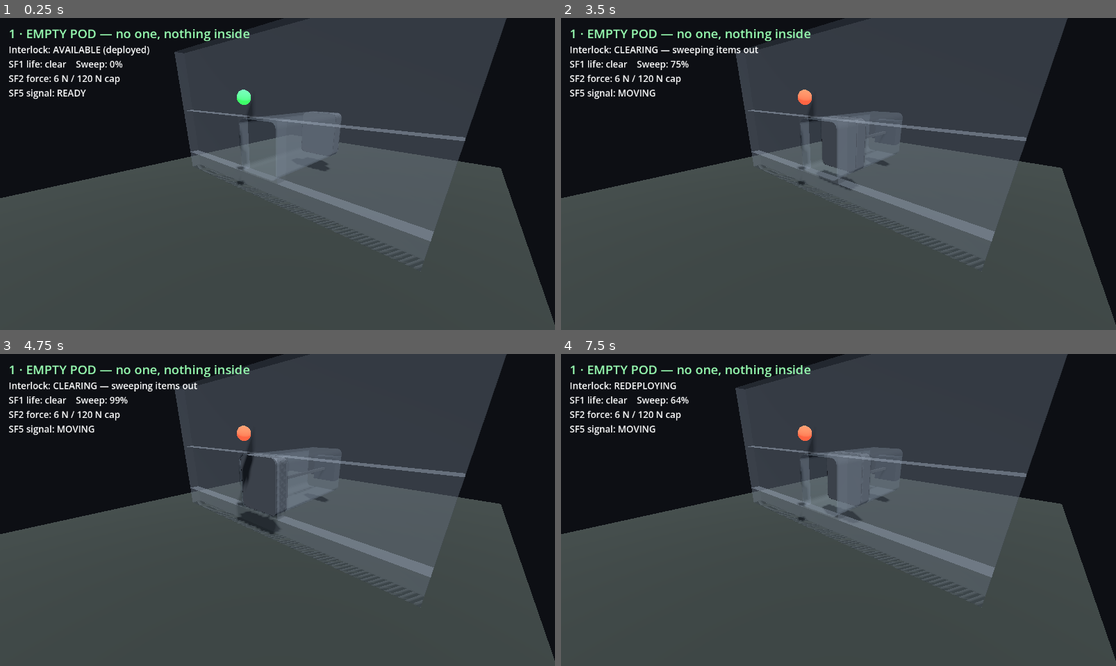
Above: before the commit, frames 1-4 (two rows, left to right).
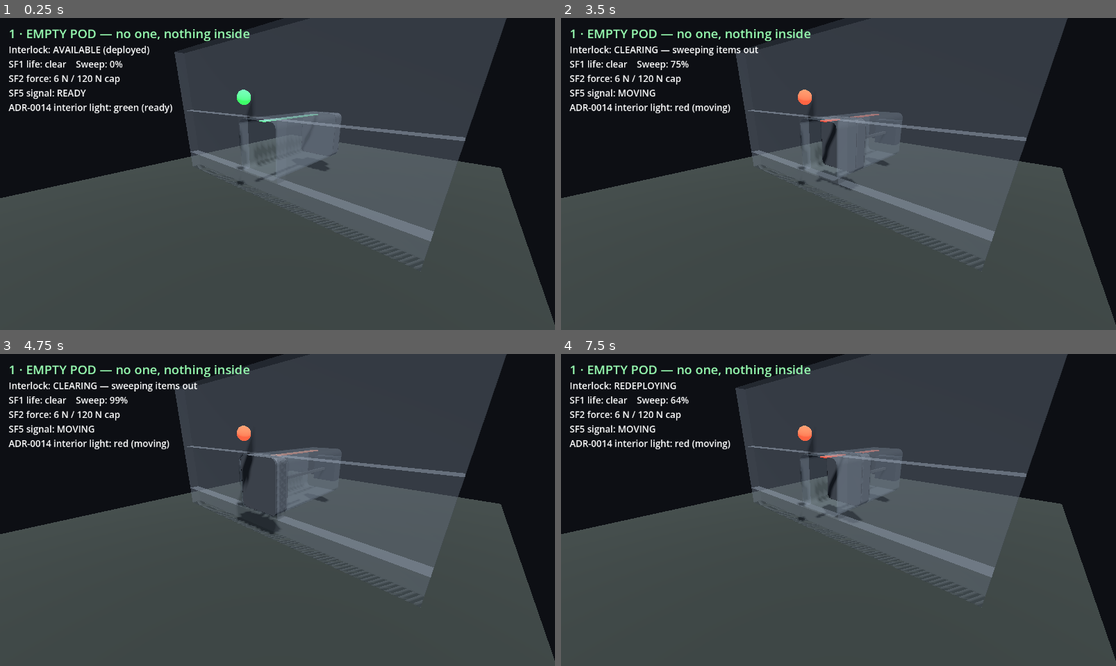
Above: after the commit, the same moments.

Repository: StrayEddy/HiveCell
Game: Godot game, scene res://physics_demo.tscn
Same seed, same stepped clock (60 frames per second), same inputs: the game is played once before the commit and once after it.
Inputs:
- Up to frame 1 (0.25 s): no input
- Up to frame 2 (3.5 s): tap Enter at 0.5, 2 s; tap Space at 1.25 s
- Up to frame 3 (4.75 s): no input
- Up to frame 4 (7.5 s): tap Space at 5, 6.5 s; tap Enter at 5.75 s

The runs differ from the first frame. In frame 1, 0.5% of the frame differs, in the area x 1-58%, y 27-53%; in frame 2, 0.5%; in frame 3, 0.4%; in frame 4, 0.5%.

Commit message:
ADR-0014: interior lighting (warm, occupancy-staged, top status) across CAD/twin/render
Interior light has three conflicting jobs — orient on entry, show status, and not
prevent sleep — for vulnerable, non-self-rescuing users in a sealed steel cavity.
ADR-0014 resolves it with one warm, blue-depleted (<=2200K) flush luminaire in the
barrel CROWN: occupancy-staged off SF1 (brief ~20-50 lx entry -> ~1-5 lx night-glow),
top-mounted so a body/bedding can't cover it and the top wiper cleans it each sweep.
It IS the interior status indicator, but the saturated colours (green available / red
in-movement) show only while the pod is EMPTY; the instant it is occupied it holds warm
amber, so status never dazzles a sleeper. An always-lit warm egress line marks the
mouth. Night-glow + egress marker are reframed as occupant protection, not comfort
(SAFETY.md), same non-self-rescue logic as SF1/SF2.

- docs/DECISIONS.md: ADR-0014; docs/SAFETY.md: egress/night-glow occupant-protection note.
- CAD (build_model.py): flush crown Luminaire part + params (140x1900x4 mm, seated in the
  wall with zero keep-out intrusion); export_{godot,blender}.py carry luminaire dims in
  the manifests (engines build the strip procedurally, like ChainColumn).
- Twin (physics_demo.gd): interior luminaire strip driven by the interlock state
  (green ready / warm amber occupied / red moving) + HUD line. Self-tests pass.
- Cinematic (scenario_cinematic.py): procedural crown glow + area wash per beat; external
  key/sun/HDRI dimmed so the cell's own light characterises the interior.

Co-Authored-By: Claude Opus 4.8 <noreply@anthropic.com>

Diff:
--- a/godot/models/hivecell.json
+++ b/godot/models/hivecell.json
@@ -10,6 +10,10 @@
   "cavity_width_m": 1.0,
   "corner_radius_m": 0.125,
   "wall_thickness_m": 0.006,
+  "luminaire_length_m": 1.9,
+  "luminaire_width_m": 0.14,
+  "luminaire_end_margin_m": 0.15,
+  "luminaire_crown_m": 0.55,
   "sill_height_m": 0.5,
   "retract_seconds_real": 600,
   "moving_parts": [
--- a/godot/physics_demo.gd
+++ b/godot/physics_demo.gd
@@ -43,6 +43,13 @@
 var column: MeshInstance3D
 var column_mesh: BoxMesh
 
+## Interior luminaire (ADR-0014): a flush crown strip carrying the warm night-glow +
+## state colour. From manifest; the twin builds it procedurally (like ChainColumn).
+var lum_length := 1.9      ## strip length along X
+var lum_width := 0.14      ## strip width along Z
+var lum_margin := 0.15     ## setback from the cavity ends (X)
+var lum_crown := 0.55      ## bore crown (Y up)
+
 var piston: AnimatableBody3D
 var spawned: Array[Node] = []
 var person: Node3D = null
@@ -50,6 +57,8 @@
 var status_label: Label
 var beacon: MeshInstance3D            ## SF5 signalling light
 var beacon_mat: StandardMaterial3D
+var luminaire: MeshInstance3D         ## ADR-0014 interior light + status strip (crown)
+var luminaire_mat: StandardMaterial3D
 
 var scenarios := [
 	{"title": "1 · EMPTY POD — no one, nothing inside", "things": 0,  "person": false, "intrude": false},
@@ -89,6 +98,10 @@
 		piston_rear_deployed = float(d.get("piston_rear_deployed_m", piston_rear_deployed))
 		chain_w = float(d.get("chain_width_m", chain_w))
 		chain_h = float(d.get("chain_height_m", chain_h))
+		lum_length = float(d.get("luminaire_length_m", lum_length))
+		lum_width = float(d.get("luminaire_width_m", lum_width))
+		lum_margin = float(d.get("luminaire_end_margin_m", lum_margin))
+		lum_crown = float(d.get("luminaire_crown_m", lum_crown))
 
 
 # --- helpers -----------------------------------------------------------------
@@ -203,6 +216,19 @@
 	beacon.position = Vector3(mouth_x - 0.25, 0.95, 0.0)
 	add_child(beacon)
 
+	# ADR-0014 interior luminaire: a flush crown strip (top of the bore, running along X)
+	# carrying the warm night-glow + the state colour; visible to an occupant and through
+	# the mouth. Emissive so it reads as a light, not a lit surface. Fixed (not on the piston).
+	var lbm := BoxMesh.new()
+	lbm.size = Vector3(lum_length, 0.02, lum_width)
+	luminaire = MeshInstance3D.new()
+	luminaire.mesh = lbm
+	luminaire_mat = StandardMaterial3D.new()
+	luminaire_mat.emission_enabled = true
+	luminaire.material_override = luminaire_mat
+	luminaire.position = Vector3(mouth_x + lum_margin + lum_length * 0.5, lum_crown - 0.03, 0.0)
+	add_child(luminaire)
+
 	# Lights + environment.
 	var sun := DirectionalLight3D.new()
 	sun.rotation_degrees = Vector3(-62, -28, 0)
@@ -423,6 +449,7 @@
 	_place_piston()
 	_update_chain()
 	_update_beacon()
+	_update_luminaire()
 	_update_hud()
 
 	if _scenario_done() and scn_time > 2.0:
@@ -459,6 +486,31 @@
 	beacon_mat.emission_energy_multiplier = energy
 
 
+func _update_luminaire() -> void:
+	# ADR-0014: the interior strip holds WARM AMBER while OCCUPIED (reassurance + the
+	# sleep-safe night-glow). The status colours only show while the pod is EMPTY, so
+	# green (available) / red (in-movement) never fall on a sleeper.
+	var col: Color
+	var energy := 1.2
+	if il.life_present():
+		col = Color(1.0, 0.62, 0.26)          # warm amber: occupied / safe (night-glow)
+		energy = 0.9                          # low, so it doesn't prevent sleep
+	elif il.state == SafetyInterlock.State.CLEARING \
+			or il.state == SafetyInterlock.State.REDEPLOY \
+			or il.state == SafetyInterlock.State.LIFE_CHECK:
+		col = Color(0.95, 0.15, 0.1)          # red: in movement (empty pod) — warns intruders
+		var t := Time.get_ticks_msec() / 1000.0
+		energy = 0.8 + 1.6 * (0.5 + 0.5 * sin(t * 6.0 * TAU))
+	elif il.state == SafetyInterlock.State.AVAILABLE:
+		col = Color(0.2, 0.8, 0.32)           # green: available / ready to occupy
+	else:
+		col = Color(1.0, 0.55, 0.05)          # closed/hold — not really seen inside
+		energy = 0.5
+	luminaire_mat.albedo_color = col
+	luminaire_mat.emission = col
+	luminaire_mat.emission_energy_multiplier = energy
+
+
 func _update_hud() -> void:
 	var names := {
 		SafetyInterlock.State.AVAILABLE: "AVAILABLE (deployed)",
@@ -475,7 +527,12 @@
 		Color(1, 0.5, 0.45) if (life or over) else Color(0.6, 1, 0.7))
 	var force_note := "  !! OVER LIMIT -> STOP & REVERSE" if over else ""
 	var sig = ["READY", "MOVING", "CLOSED", "ALARM"][il.signal_level()]
-	status_label.text = "Interlock: %s\nSF1 life: %s    Sweep: %d%%\nSF2 force: %d N / %d N cap%s\nSF5 signal: %s" % [
+	var moving := il.state == SafetyInterlock.State.CLEARING \
+		or il.state == SafetyInterlock.State.REDEPLOY \
+		or il.state == SafetyInterlock.State.LIFE_CHECK
+	var lum_state := "warm amber (occupied)" if life else ("red (moving)" if moving else \
+		("green (ready)" if il.state == SafetyInterlock.State.AVAILABLE else "— (closed)"))
+	status_label.text = "Interlock: %s\nSF1 life: %s    Sweep: %d%%\nSF2 force: %d N / %d N cap%s\nSF5 signal: %s\nADR-0014 interior light: %s" % [
 		names[il.state], ("DETECTED" if life else "clear"), int(round(il.progress * 100.0)),
-		int(round(drive_load)), int(SAFE_CONTACT_N), force_note, sig
+		int(round(drive_load)), int(SAFE_CONTACT_N), force_note, sig, lum_state
 	]
Not shown, changed: blender/scenario_cinematic.py
Not shown, changed: cad/HiveCell.FCStd
Not shown, changed: docs/DECISIONS.md
Not shown, changed: docs/SAFETY.md
Not shown, changed: scripts/build_model.py
Not shown, changed: scripts/export_blender.py
Not shown, changed: scripts/export_godot.py
